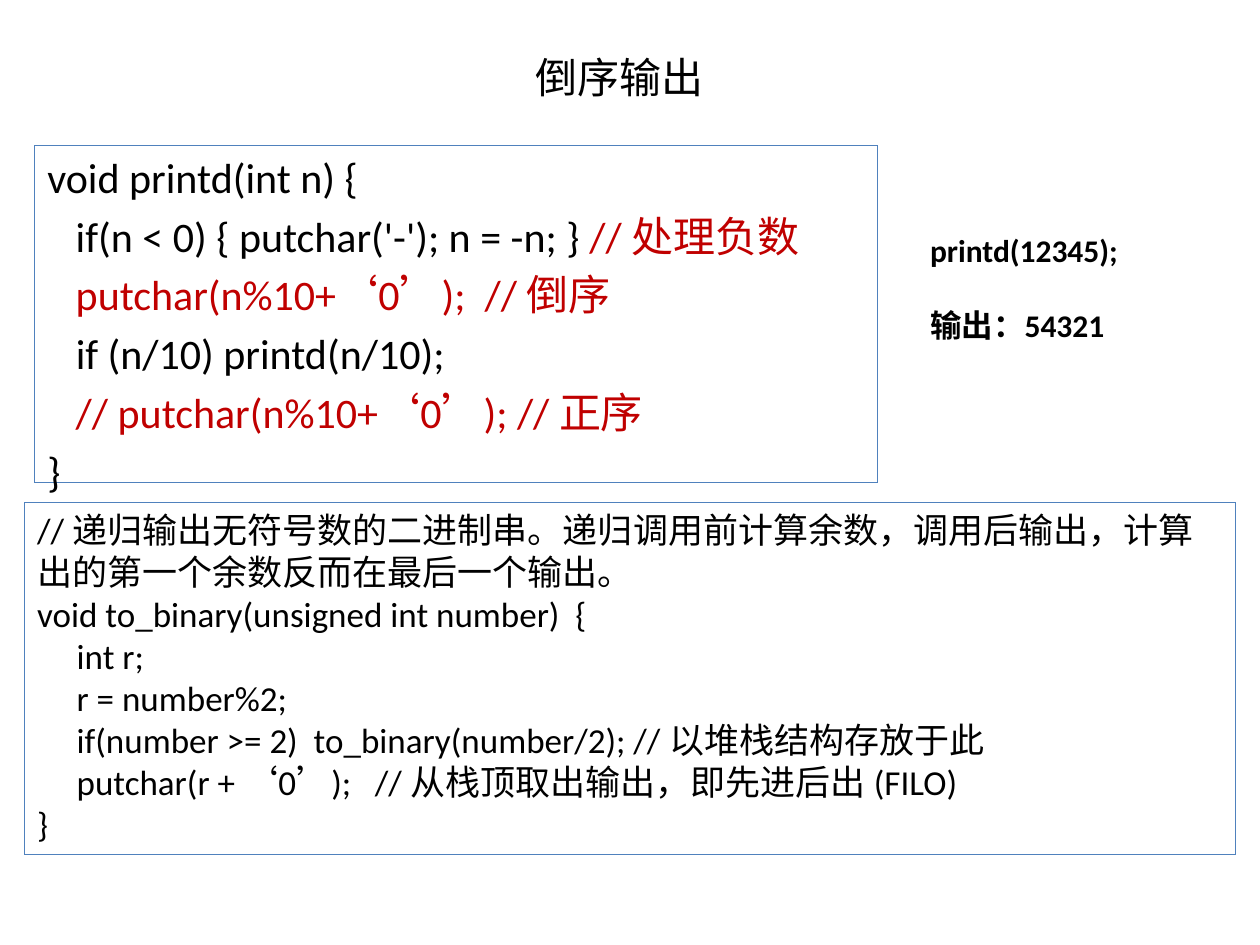
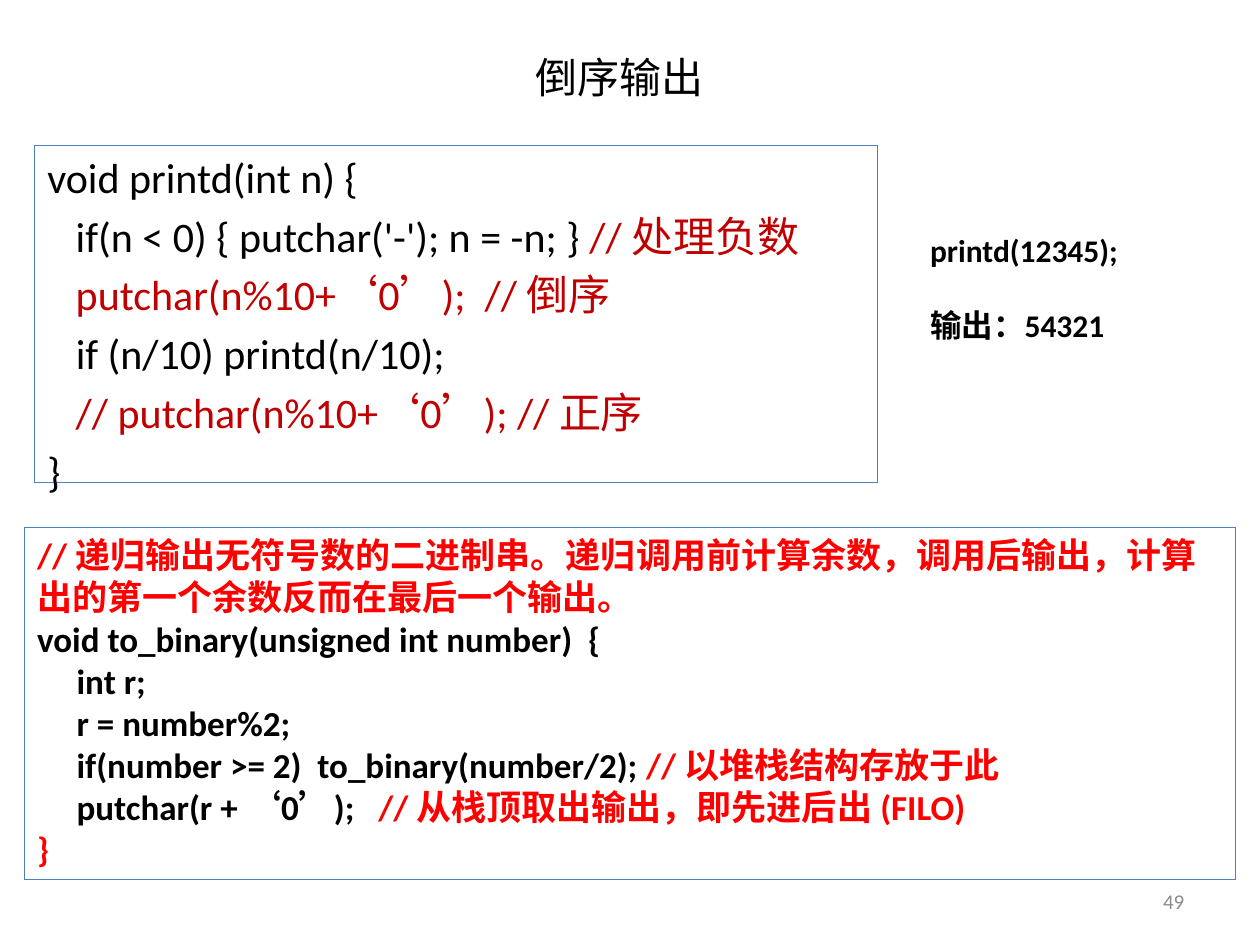
Before and after one commit to jtrfid/C-Repositories, a slide deck: slide 49 of 2016/上机安排.pptx. Drawn at 1260x945 pixels with LibreOffice and Linux fonts; fonts in the diff are those of the drawing. Boxes give left, top, right and bottom in pixels: in the first picture for what was removed or moved away, otherwise in the second. Text is boxed around its words. In the diff, an @@ line names an element or a change of style, - is before the commit and + after.

```diff
--- a/2016/上机安排.pptx
+++ b/2016/上机安排.pptx
@@ rectangle "// 递归输出无符号数的二进制串。递归调用前计算余数，调用后输出，计算出的第一个余数反而在最后一个输出。": place and size @@
-rectangle "// 递归输出无符号数的二进制串。递归调用前计算余数，调用后输出，计算出的第一个余数反而在最后一个输出。" at [25, 503, 1236, 854]
+rectangle "// 递归输出无符号数的二进制串。递归调用前计算余数，调用后输出，计算出的第一个余数反而在最后一个输出。" at [25, 528, 1236, 879]
@@ rectangle "// 递归输出无符号数的二进制串。递归调用前计算余数，调用后输出，计算出的第一个余数反而在最后一个输出。" at [25, 528, 1236, 879]: text colour #000000 to #FF0000 in "// 递归输出无符号数的二进制串。递归调用前计算余数，调用后输出，计算出的第一个余数反而在最后一个输出。", "// 以堆栈结构存放于此", "// 从栈顶取出输出，即先进后出 (FILO)", "}"; bold on @@
@@ page number added at [1163, 895, 1184, 909], 12 pt, text #8C8C8C @@
+49
```
Also in this commit, not shown: 4 other slides changed, 6 slides added, 4 other files.
